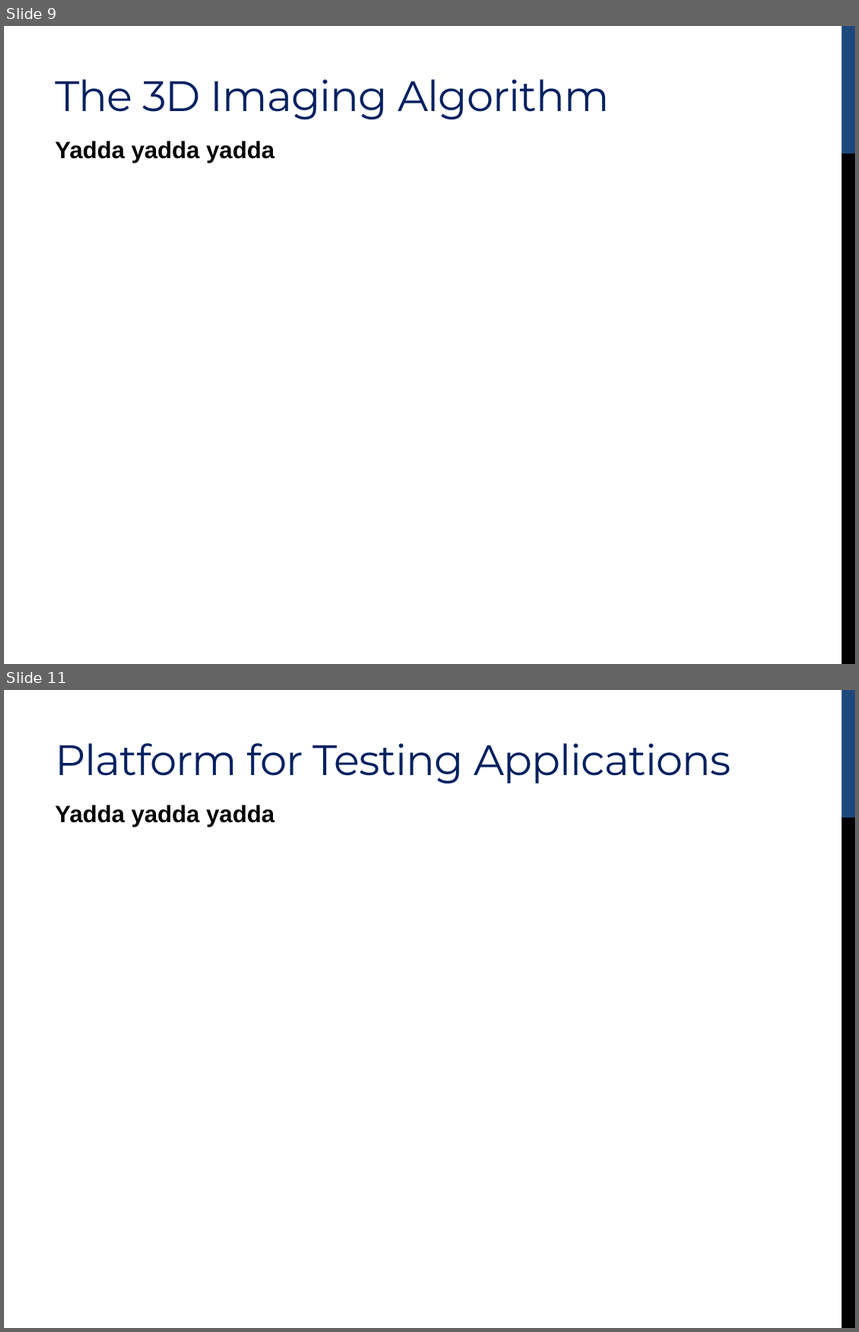
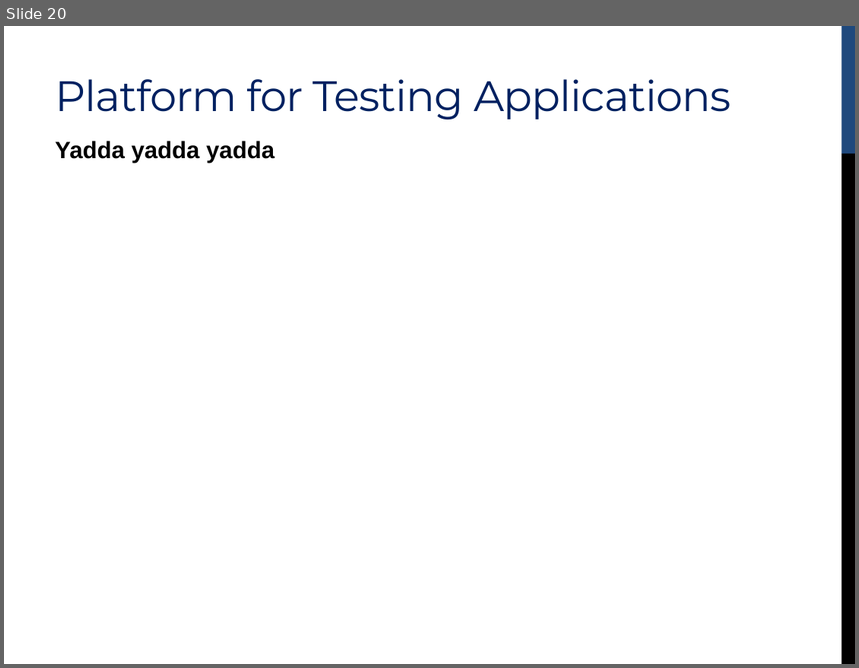
Before and after one commit to simonscott/ewallpaper_imaging, a slide deck: presentation/cs252_presentation_li_scott.pptx. Shown one above the other, each under a label of ours: slides 9 and 11 before the commit, slide 20 after it; the slides between them are not shown. The pictures are 859x1332 and 859x668 pixels, drawn with LibreOffice and Linux fonts; fonts in the diff are those of the drawing. Boxes give left, top, right and bottom in pixels: in the first picture for what was removed or moved away, otherwise in the second. Text is boxed around its words. In the diff, an @@ line names an element or a change of style, - is before the commit and + after.

```diff
--- a/presentation/cs252_presentation_li_scott.pptx
+++ b/presentation/cs252_presentation_li_scott.pptx
@@ slide 9 removed at (4, 26, 855, 664), background #FFFFFF; not listed: 2 template elements that a slide beside it also shows @@
@@ title removed at (55, 79, 609, 119) @@
-The 3D Imaging Algorithm
@@ text removed at (55, 141, 275, 163) @@
-Yadda yadda yadda
@@ what was slide 11 is now slide 20 @@
```
Also in this commit, not shown: 6 slides changed, 17 slides added, 5 other slides removed.
